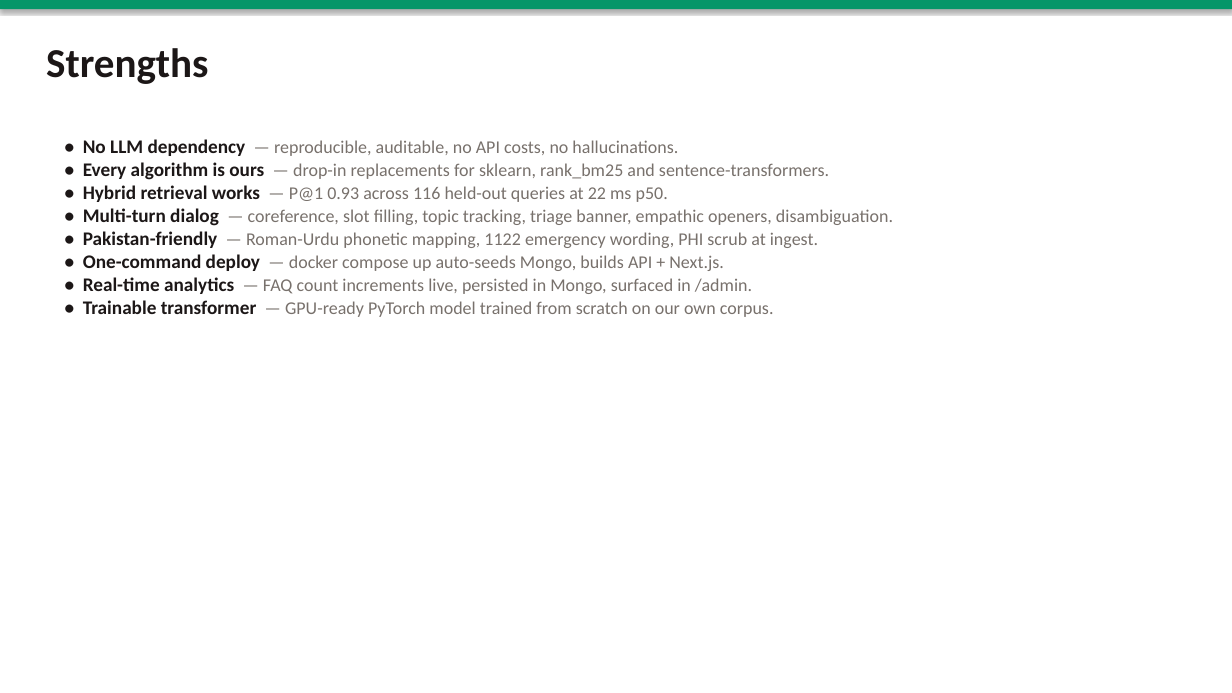
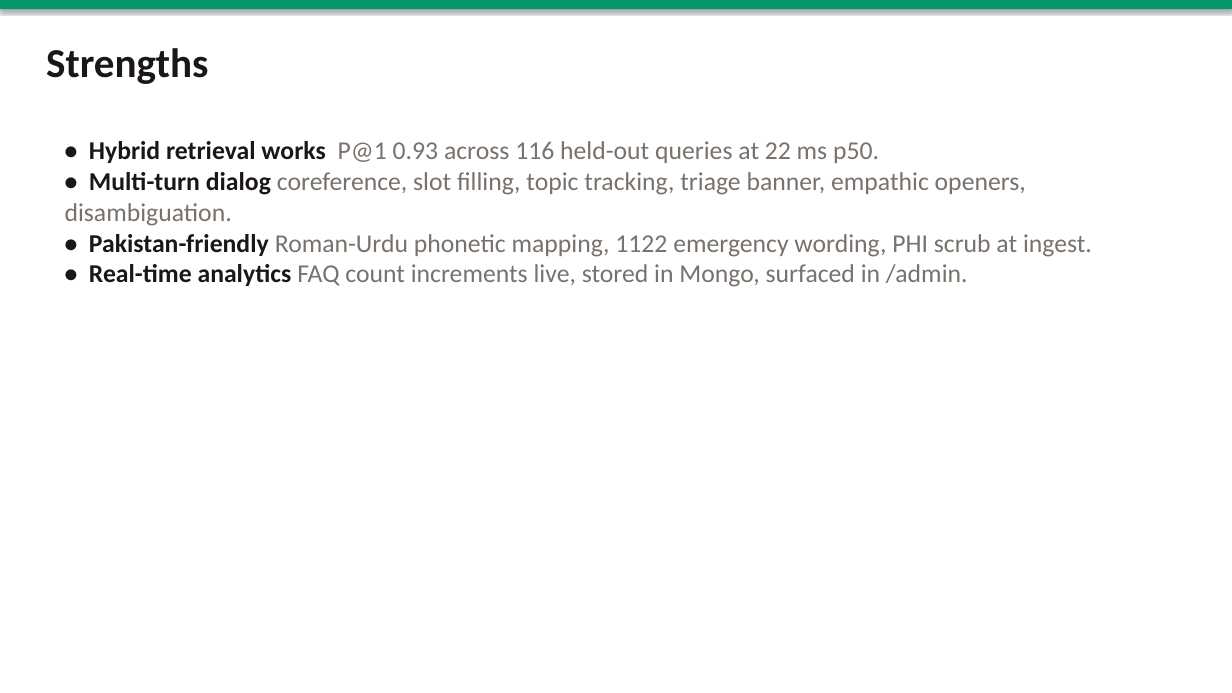
Before and after one commit to AbdulGhani002/medical-faq-auto, a slide deck: slide 7 of MedFAQ_Slides.pptx. Drawn at 1232x693 pixels with LibreOffice and Linux fonts; fonts in the diff are those of the drawing. Boxes give left, top, right and bottom in pixels: in the first picture for what was removed or moved away, otherwise in the second. Text is boxed around its words. In the diff, an @@ line names an element or a change of style, - is before the commit and + after.

```diff
--- a/MedFAQ_Slides.pptx
+++ b/MedFAQ_Slides.pptx
@@ text at (65,141,1092,287): text changed; size 14 to 20 pt @@
-• No LLM dependency — reproducible, auditable, no API costs, no hallucinations.
-• Every algorithm is ours — drop-in replacements for sklearn, rank_bm25 and sentence-transformers.
-• Hybrid retrieval works — P@1 0.93 across 116 held-out queries at 22 ms p50.
-• Multi-turn dialog — coreference, slot filling, topic tracking, triage banner, empathic openers, disambiguation.
-• Pakistan-friendly — Roman-Urdu phonetic mapping, 1122 emergency wording, PHI scrub at ingest.
-• One-command deploy — docker compose up auto-seeds Mongo, builds API + Next.js.
-• Real-time analytics — FAQ count increments live, persisted in Mongo, surfaced in /admin.
-• Trainable transformer — GPU-ready PyTorch model trained from scratch on our own corpus.
+• Hybrid retrieval works P@1 0.93 across 116 held-out queries at 22 ms p50.
+• Multi-turn dialog coreference, slot filling, topic tracking, triage banner, empathic openers, disambiguation.
+• Pakistan-friendly Roman-Urdu phonetic mapping, 1122 emergency wording, PHI scrub at ingest.
+• Real-time analytics FAQ count increments live, stored in Mongo, surfaced in /admin.
```
Also in this commit, not shown: 10 other slides changed, 4 other files.
